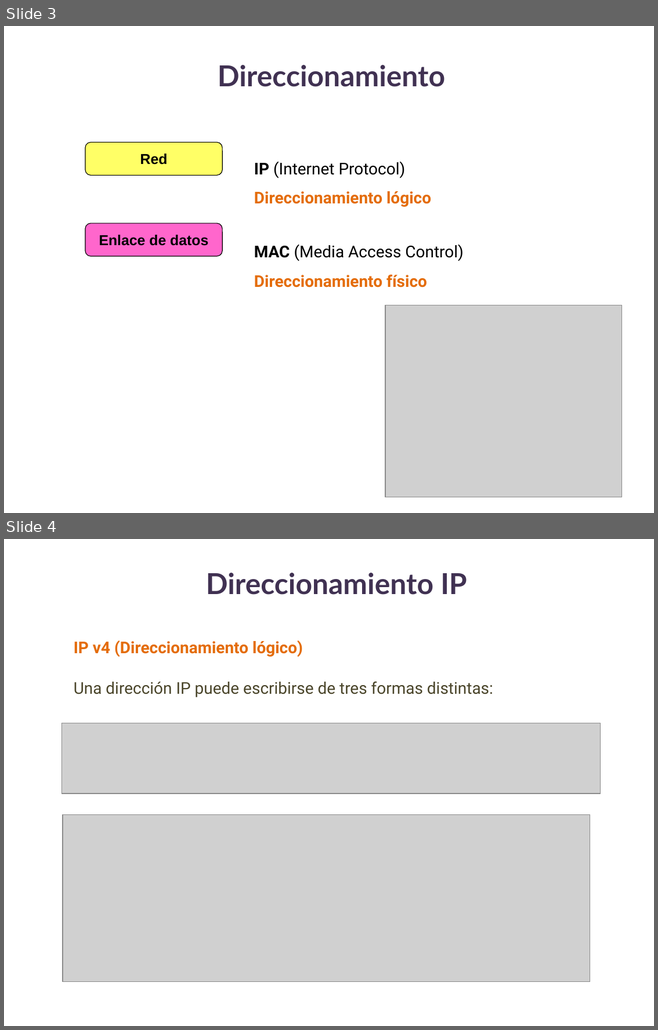
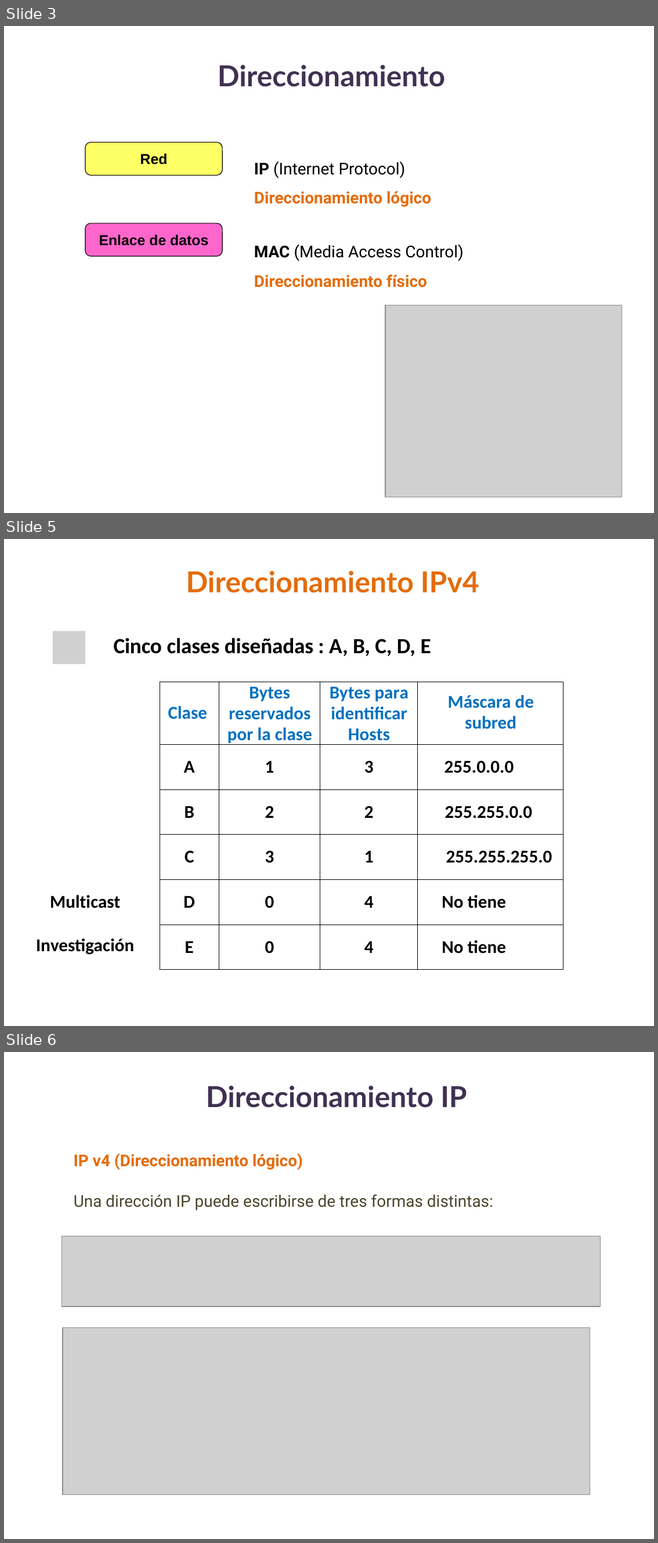
Before and after one commit to lizetheP/Redes1, a slide deck: Calendario2021/Presentaciones/5_Direccionamiento.pptx. Shown one above the other, each under a label of ours: slides 3 and 4 before the commit, slides 3, 5 and 6 after it; the slides between them are not shown. The pictures are 658x1030 and 658x1543 pixels, drawn with LibreOffice and Linux fonts; fonts in the diff are those of the drawing; grey boxes stand for pictures. Boxes give left, top, right and bottom in pixels: in the first picture for what was removed or moved away, otherwise in the second. Text is boxed around its words. In the diff, an @@ line names an element or a change of style, - is before the commit and + after.

```diff
--- a/Calendario2021/Presentaciones/5_Direccionamiento.pptx
+++ b/Calendario2021/Presentaciones/5_Direccionamiento.pptx
@@ slide 5 added at bbox=[4, 539, 654, 1026], background #FFFFFF @@
@@ text added at bbox=[186, 571, 479, 593], 32 pt, text #E46C0A, bold @@
+Direccionamiento IPv4
@@ text added at bbox=[438, 585, 520, 592], 18 pt, text #FFFFFF, bold, italic @@
+continuación
@@ picture added at bbox=[53, 631, 85, 664] @@
@@ text added at bbox=[114, 638, 431, 656], 24 pt, text #000000, bold @@
+Cinco clases diseñadas : A, B, C, D, E
@@ table added at bbox=[160, 682, 564, 970], 6 rows, 4 columns @@
+Clase | Bytes reservados por la clase | Bytes para identificar Hosts | Máscara de subred
+A | 1 | 3 | 255.0.0.0
+B | 2 | 2 | 255.255.0.0
+C | 3 | 1 | 255.255.255.0
+D | 0 | 4 | No tiene
+E | 0 | 4 | No tiene
@@ text added at bbox=[36, 895, 134, 955], 20 pt, text #000000, bold @@
+Multicast
+Investigación
@@ what was slide 4 is now slide 6 @@
```
Also in this commit, not shown: 1 slide changed, 2 other slides added, 4 other files.
